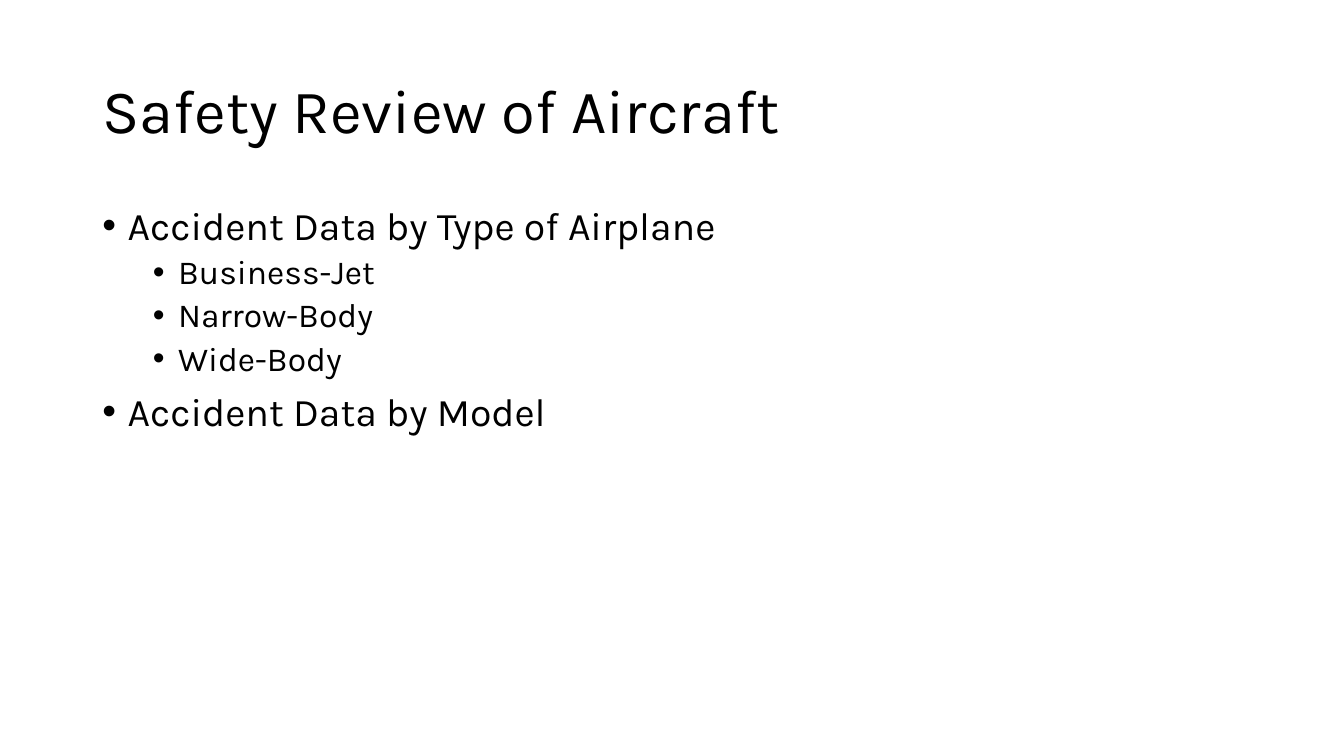
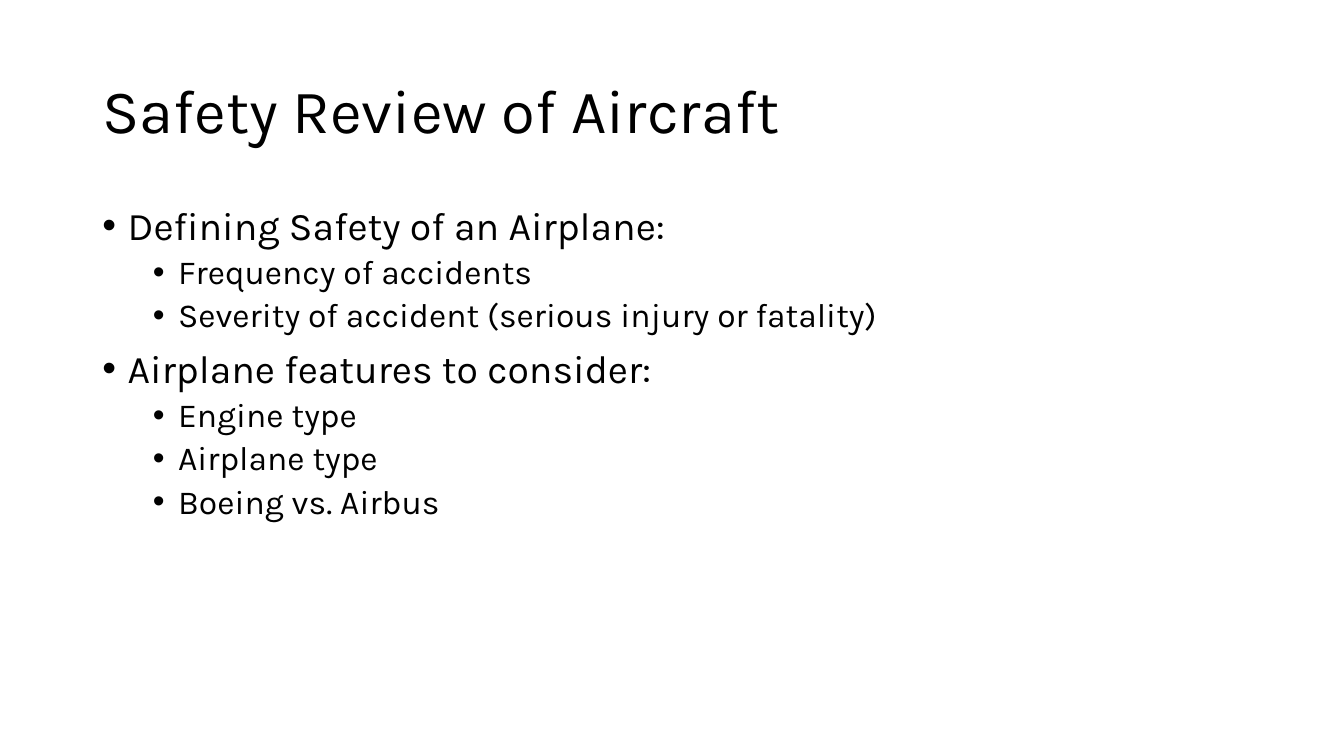
Before and after one commit to jgoett2/AirplaneRecommendations, a slide deck: slide 2 of Presentation.pptx. Drawn at 1344x756 pixels with LibreOffice and Linux fonts; fonts in the diff are those of the drawing. Boxes give left, top, right and bottom in pixels: in the first picture for what was removed or moved away, otherwise in the second. Text is boxed around its words. In the diff, an @@ line names an element or a change of style, - is before the commit and + after.

```diff
--- a/Presentation.pptx
+++ b/Presentation.pptx
@@ text at (x1=128, y1=213, x2=877, y2=522): text changed; size 28 to 24 pt @@
-• Accident Data by Type of Airplane
-  • Business-Jet
-  • Narrow-Body
-  • Wide-Body
-• Accident Data by Model
+• Defining Safety of an Airplane:
+  • Frequency of accidents
+  • Severity of accident (serious injury or fatality)
+• Airplane features to consider:
+  • Engine type
+  • Airplane type
+  • Boeing vs. Airbus
```
Also in this commit, not shown: 1 other slide changed, 4 slides added, 4 slides removed, 1 other file.
